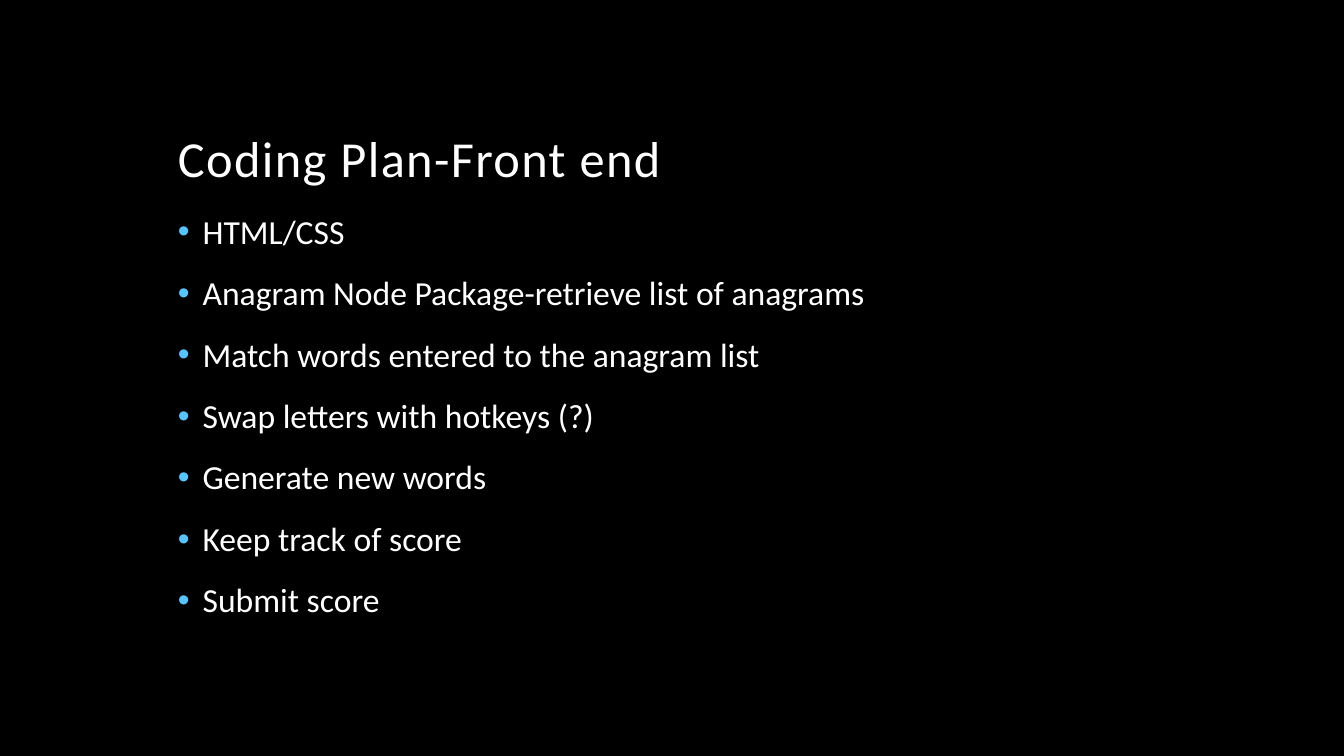
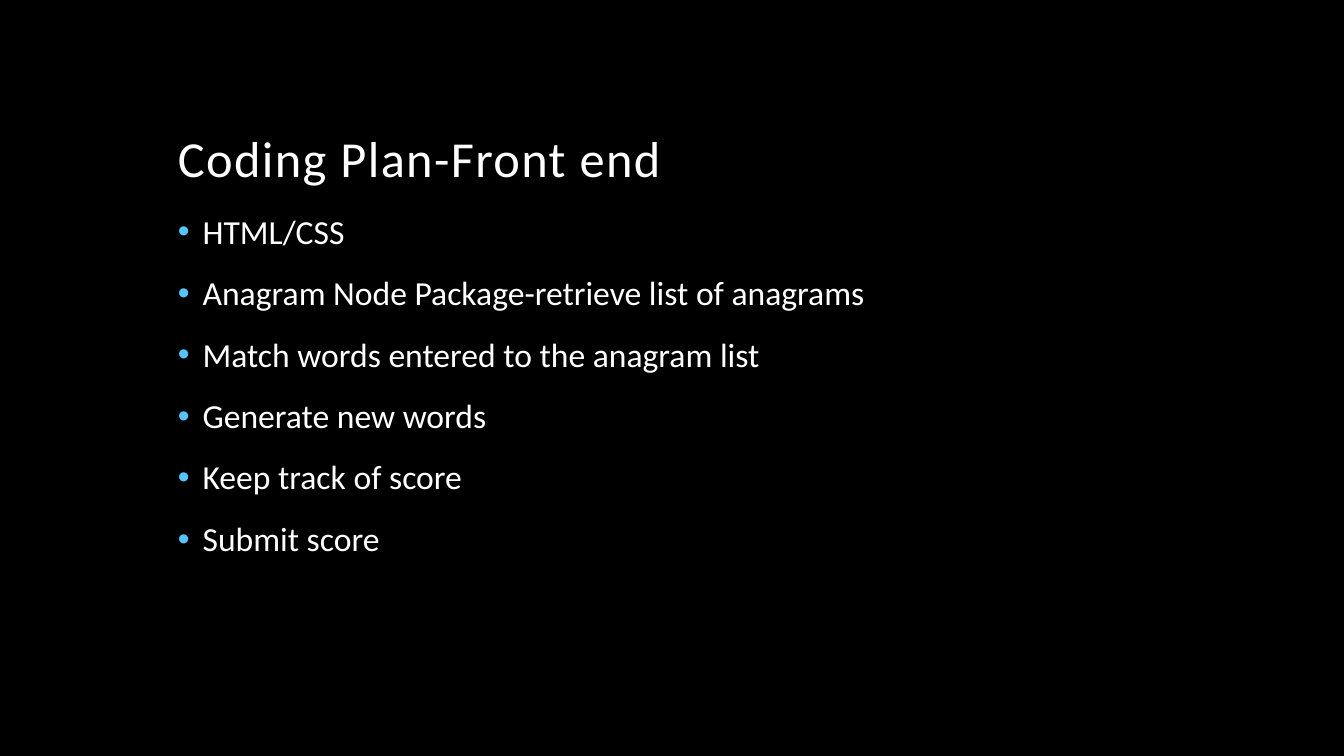
Before and after one commit to CoreyDH/Rangama, a slide deck: slide 6 of Anagram Presentation.pptx. Drawn at 1344x756 pixels with LibreOffice and Linux fonts; fonts in the diff are those of the drawing; background and template pictures are left out. Boxes give left, top, right and bottom in pixels: in the first picture for what was removed or moved away, otherwise in the second. Text is boxed around its words. In the diff, an @@ line names an element or a change of style, - is before the commit and + after.

```diff
--- a/Anagram Presentation.pptx
+++ b/Anagram Presentation.pptx
@@ text at (x1=203, y1=404, x2=550, y2=434): paragraph removed @@
-• Swap letters with hotkeys (?)
```
Also in this commit, not shown: 3 other slides changed, 2 slides added, 5 other files.
